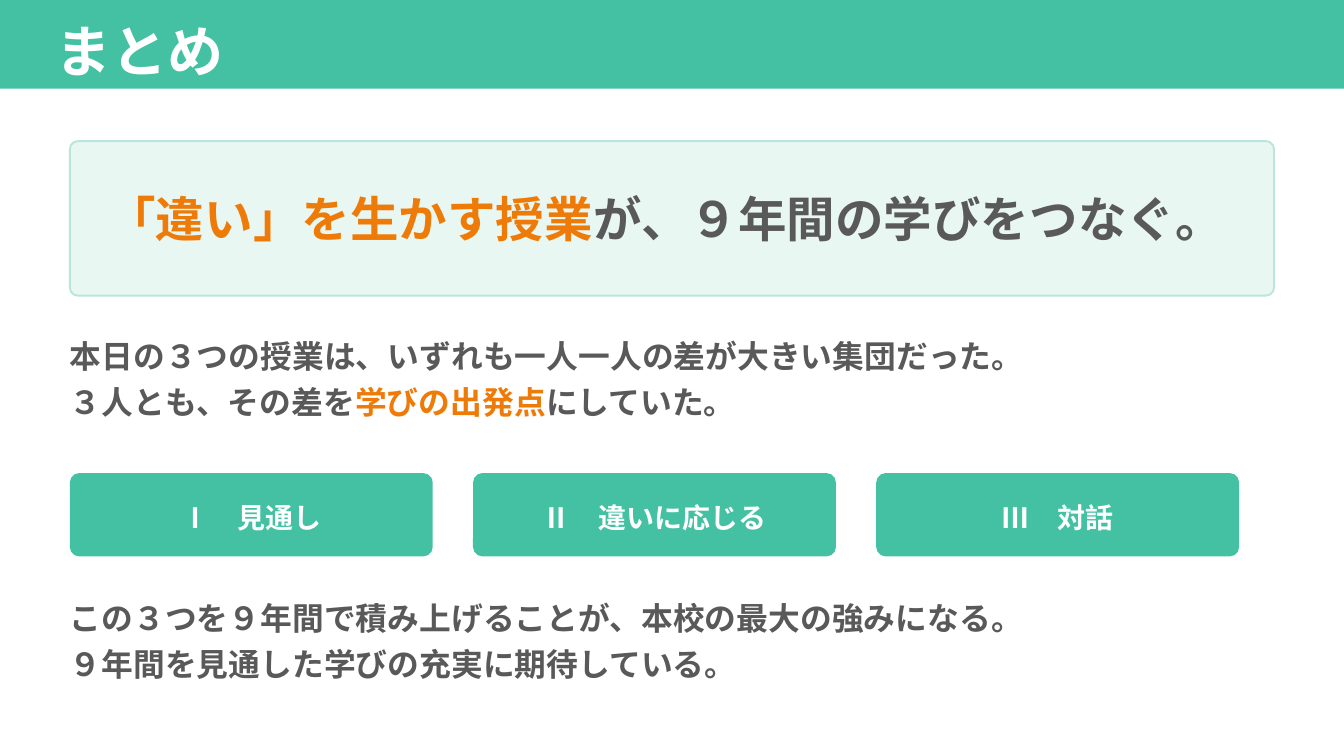
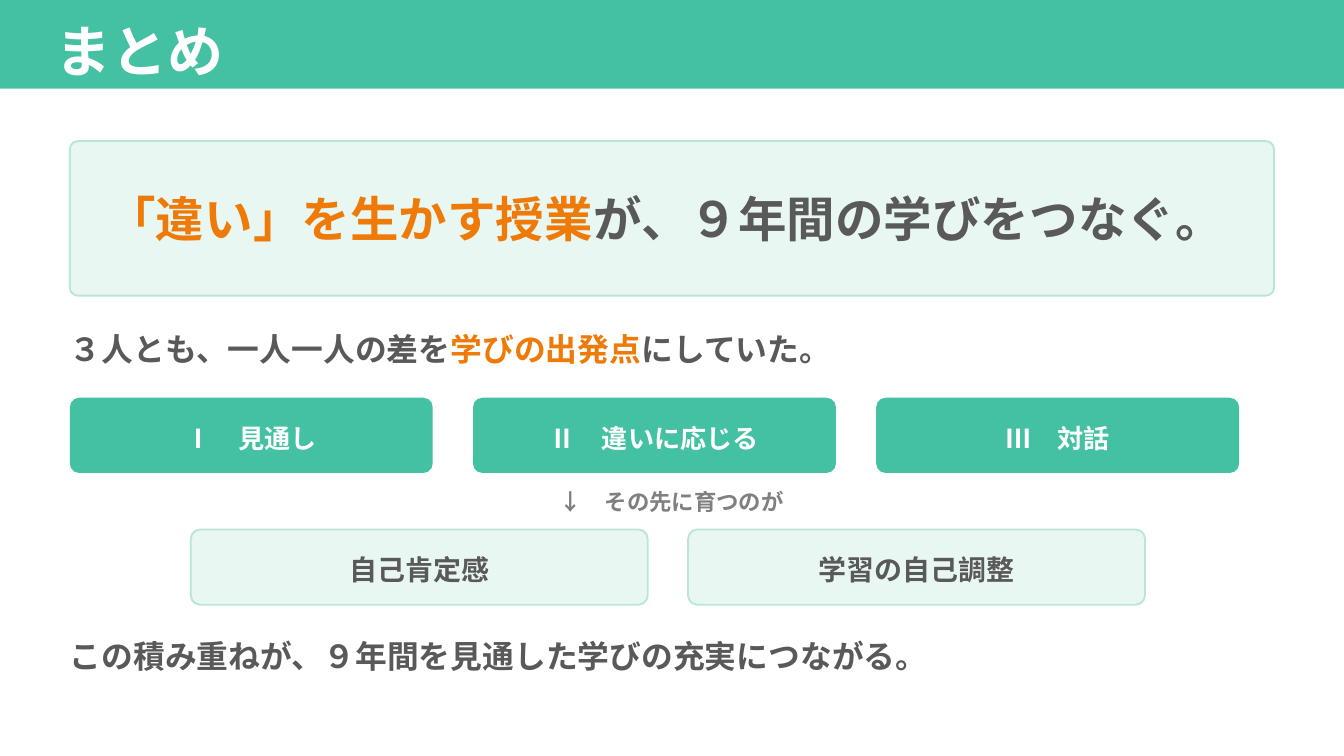
Before and after one commit to contynet730-star/con30, a slide deck: slide 15 of 指導課訪問_みらい青空学園/指導課訪問_５校時指導助言資料_みらい青空学園_プランB.pptx (slide 13 before the commit). Drawn at 1344x756 pixels with LibreOffice and Linux fonts; fonts in the diff are those of the drawing. Boxes give left, top, right and bottom in pixels: in the first picture for what was removed or moved away, otherwise in the second. Text is boxed around its words. In the diff, an @@ line names an element or a change of style, - is before the commit and + after.

```diff
--- a/指導課訪問_みらい青空学園/指導課訪問_５校時指導助言資料_みらい青空学園_プランB.pptx
+++ b/指導課訪問_みらい青空学園/指導課訪問_５校時指導助言資料_みらい青空学園_プランB.pptx
@@ text at (x1=70, y1=334, x2=831, y2=364): text changed @@
-本日の３つの授業は、いずれも一人一人の差が大きい集団だった。
-３人とも、その差を学びの出発点にしていた。
+３人とも、一人一人の差を学びの出発点にしていた。
@@ text "Ⅰ 見通し" moved from (x1=181, y1=505, x2=321, y2=531) to (x1=186, y1=426, x2=317, y2=451) @@
@@ rounded rectangle resized from (x1=70, y1=473, x2=433, y2=556) to (x1=70, y1=398, x2=433, y2=473) @@
@@ text "Ⅱ 違いに応じる" moved from (x1=543, y1=504, x2=767, y2=530) to (x1=550, y1=426, x2=759, y2=450) @@
@@ rounded rectangle resized from (x1=473, y1=473, x2=836, y2=556) to (x1=473, y1=398, x2=836, y2=473) @@
@@ size 15 to 14 pt in 3 elements at (x1=186, y1=426, x2=317, y2=451), (x1=550, y1=426, x2=759, y2=450), (x1=1005, y1=426, x2=1110, y2=451) @@
@@ text "Ⅲ 対話" moved from (x1=1002, y1=504, x2=1114, y2=531) to (x1=1005, y1=426, x2=1110, y2=451) @@
@@ proportions changed in 3 elements at (x1=70, y1=398, x2=433, y2=473), (x1=473, y1=398, x2=836, y2=473), (x1=876, y1=398, x2=1239, y2=473) @@
@@ rounded rectangle resized from (x1=876, y1=473, x2=1239, y2=556) to (x1=876, y1=398, x2=1239, y2=473) @@
@@ text "↓ その先に育つのが" at (x1=605, y1=491, x2=784, y2=512): vertical alignment top to middle @@
@@ text at (x1=605, y1=491, x2=784, y2=512): text changed; size 17 to 12 pt; text colour #595959 to #808080 @@
-この３つを９年間で積み上げることが、本校の最大の強みになる。
-９年間を見通した学びの充実に期待している。
+↓ その先に育つのが
@@ rounded rectangle added at (x1=191, y1=530, x2=648, y2=605), fill #E9F7F3, outline #B9E5DA 1 pt @@
@@ rounded rectangle added at (x1=688, y1=530, x2=1145, y2=605), fill #E9F7F3, outline #B9E5DA 1 pt @@
@@ text added at (x1=349, y1=556, x2=489, y2=583), 15 pt, text #595959, bold @@
+自己肯定感
@@ text added at (x1=819, y1=556, x2=1015, y2=583), 15 pt, text #595959, bold @@
+学習の自己調整
@@ text added at (x1=70, y1=640, x2=928, y2=671), 17 pt, text #595959, bold @@
+この積み重ねが、９年間を見通した学びの充実につながる。
```
Also in this commit, not shown: 1 other slide changed, 2 slides added, 2 other files.
